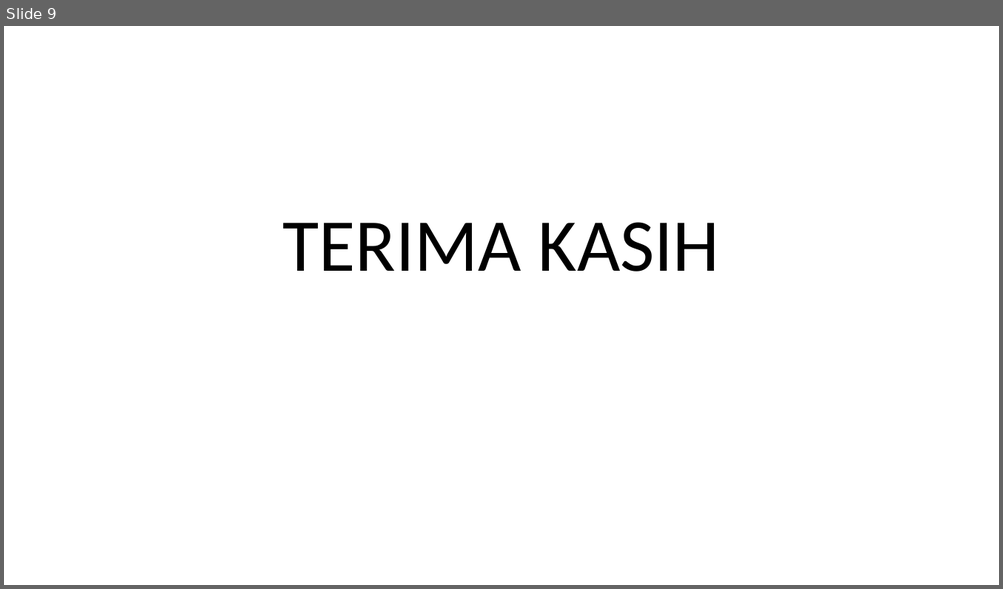
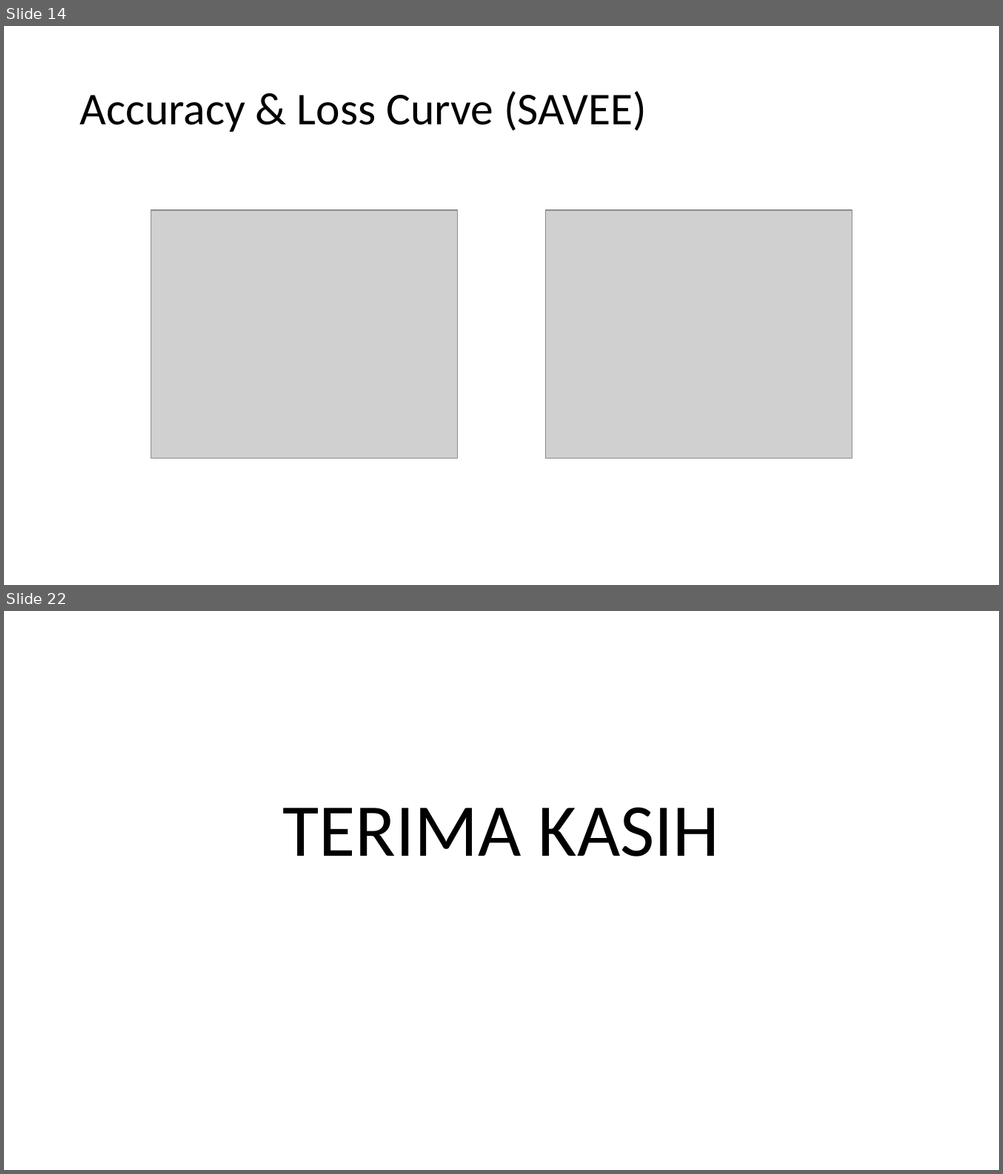
Before and after one commit to satria-ui/TugasAkhir2023, a slide deck: Template presentasi TA.pptx. Shown one above the other, each under a label of ours: slide 9 before the commit, slides 14 and 22 after it; the slides between them are not shown. The pictures are 1003x589 and 1003x1174 pixels, drawn with LibreOffice and Linux fonts; fonts in the diff are those of the drawing; grey boxes stand for pictures; background and template pictures are left out. Boxes give left, top, right and bottom in pixels: in the first picture for what was removed or moved away, otherwise in the second. Text is boxed around its words. In the diff, an @@ line names an element or a change of style, - is before the commit and + after.

```diff
--- a/Template presentasi TA.pptx
+++ b/Template presentasi TA.pptx
@@ slide 14 added at <box>4,26,999,585</box>, background picture (left out) @@
@@ title added at <box>79,91,646,132</box>, 44 pt, text #000000 @@
+Accuracy & Loss Curve (SAVEE)
@@ picture added at <box>151,210,458,459</box> @@
@@ picture added at <box>546,210,852,459</box> @@
@@ what was slide 9 is now slide 22 @@
```
Also in this commit, not shown: 1 slide changed, 18 other slides added, 6 slides removed, 1 other file.
